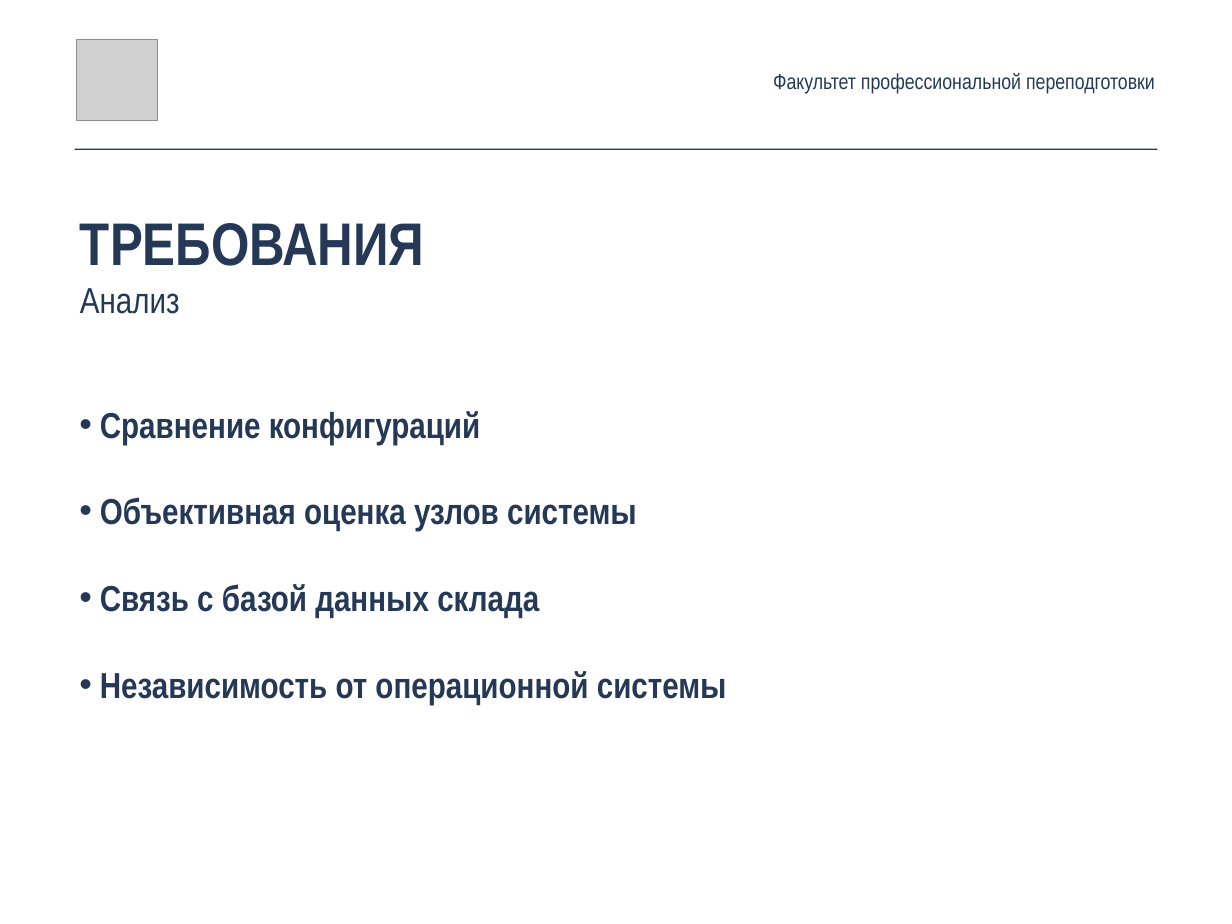
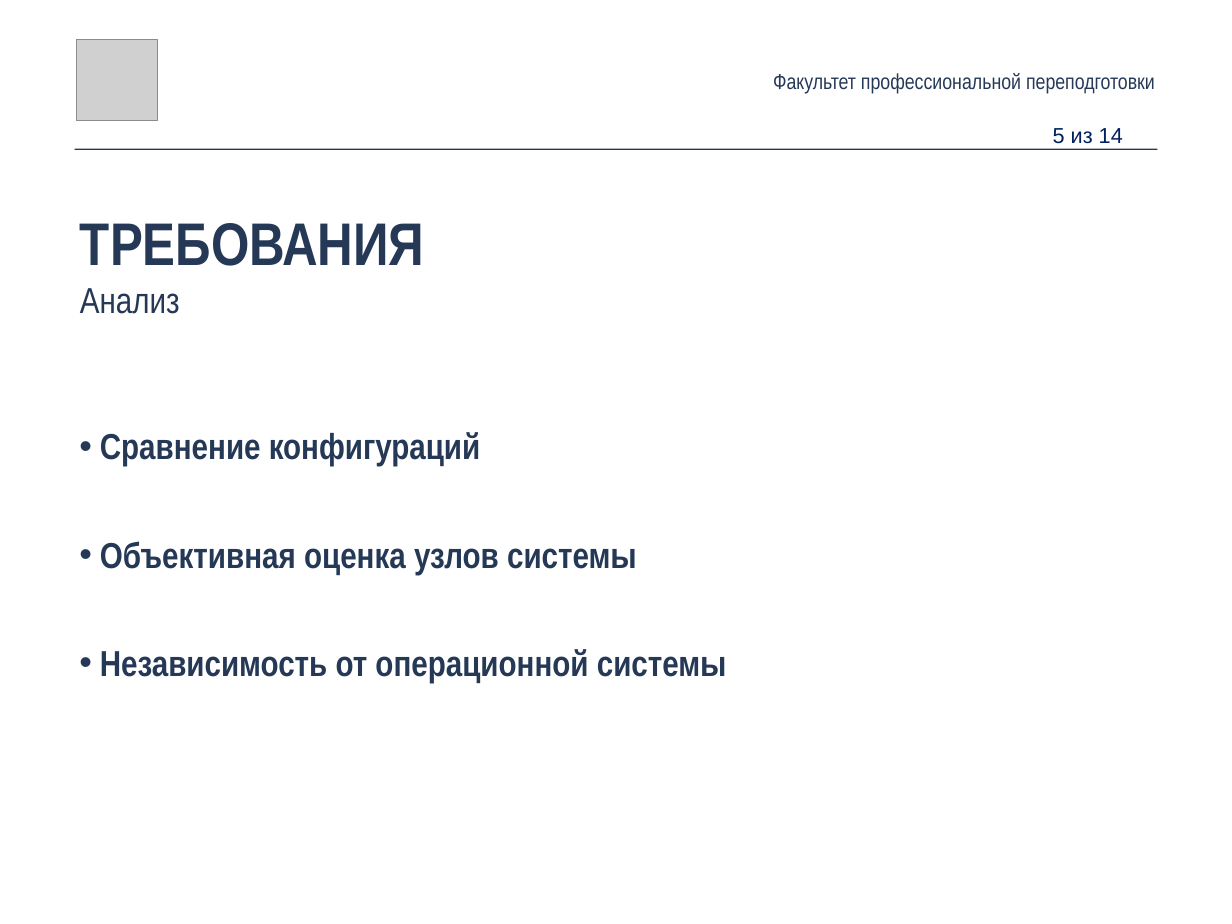
Before and after one commit to catexis/HSE_graduation_project, a slide deck: slide 5 of desing/presentation/pres.pptx (slide 8 before the commit). Drawn at 1232x924 pixels with LibreOffice and Linux fonts; fonts in the diff are those of the drawing; grey boxes stand for pictures. Boxes give left, top, right and bottom in pixels: in the first picture for what was removed or moved away, otherwise in the second. Text is boxed around its words. In the diff, an @@ line names an element or a change of style, - is before the commit and + after.

```diff
--- a/desing/presentation/pres.pptx
+++ b/desing/presentation/pres.pptx
@@ text added at (1053, 128, 1123, 144), 18 pt, text #002060 @@
+5 из 14
@@ text "Сравнение конфигураций" at (100, 432, 727, 683): line spacing 2 to 2.5 @@
@@ text at (100, 584, 539, 618): paragraph removed @@
-• Связь с базой данных склада
```
Also in this commit, not shown: 11 other slides changed, 2 slides added, 4 slides removed, 3 other files.
